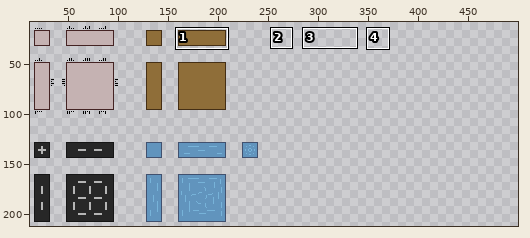
Sprite sheet: data/img/sprites.png. Above, an overview of the earlier version with the close-up marked.
Close-up. First the earlier version:
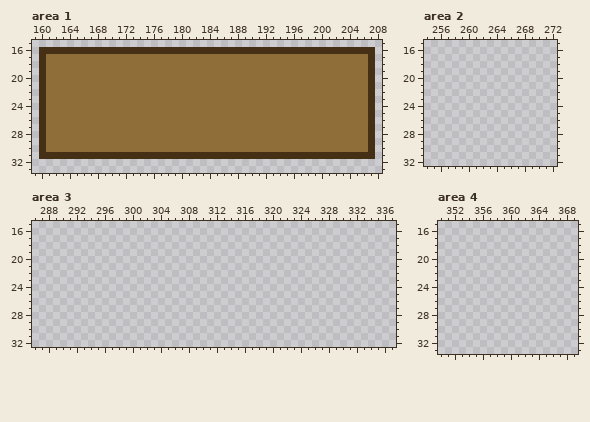
The file is 512x256 pixels. Shown: area 1: x 159..208, y 15..33; area 2: x 254..272, y 15..32; area 3: x 286..337, y 15..32; area 4: x 350..369, y 15..33. The wide view leaves out empty margins. The commit also changed other parts of the picture, which this record leaves out.
New version:
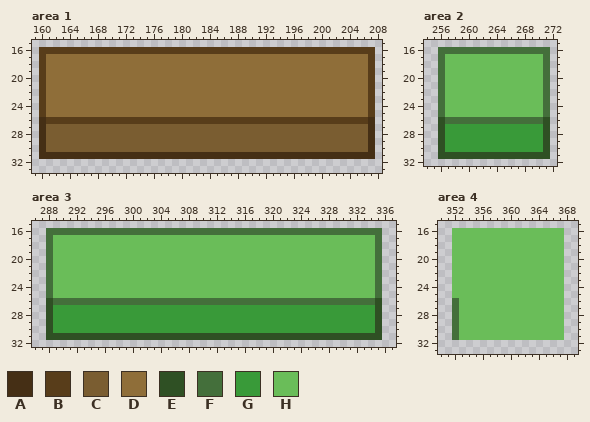
Palette (. is transparent): A #452f15  B #583d1a  C #7a5d31  D #8f6e39  E #2f5024  F #446f3b  G #399a39  H #6abd59
Edits made:
Area 1:
The author changed colour A to colour B in row 16 at x 160 to 207; in rows 17 to 25 at x 160 and 207.
The author changed colour D to colour B in row 26 at x 161 to 206.
The author changed colour D to colour C in rows 27 to 30 at x 161 to 206.
Area 2:
Colour E now appears in rows 26 to 30 at x 256 and 271; in row 31 at x 256 to 271.
Colour F now appears in row 16 at x 256 to 271; in rows 17 to 25 at x 256 and 271; in row 26 at x 257 to 270.
Colour G now appears in rows 27 to 30 at x 257 to 270.
Colour H now appears in rows 17 to 25 at x 257 to 270.
Area 3:
Colour E now appears in rows 26 to 30 at x 288 and 335; in row 31 at x 288 to 335.
Colour F now appears in row 16 at x 288 to 335; in rows 17 to 25 at x 288 and 335; in row 26 at x 289 to 334.
Colour G now appears in rows 27 to 30 at x 289 to 334.
Colour H now appears in rows 17 to 25 at x 289 to 334.
Area 4:
Colour F now appears in rows 26 to 31 at x 352.
Colour H now appears in rows 16 to 25 at x 352 to 367; in rows 26 to 31 at x 353 to 367.
